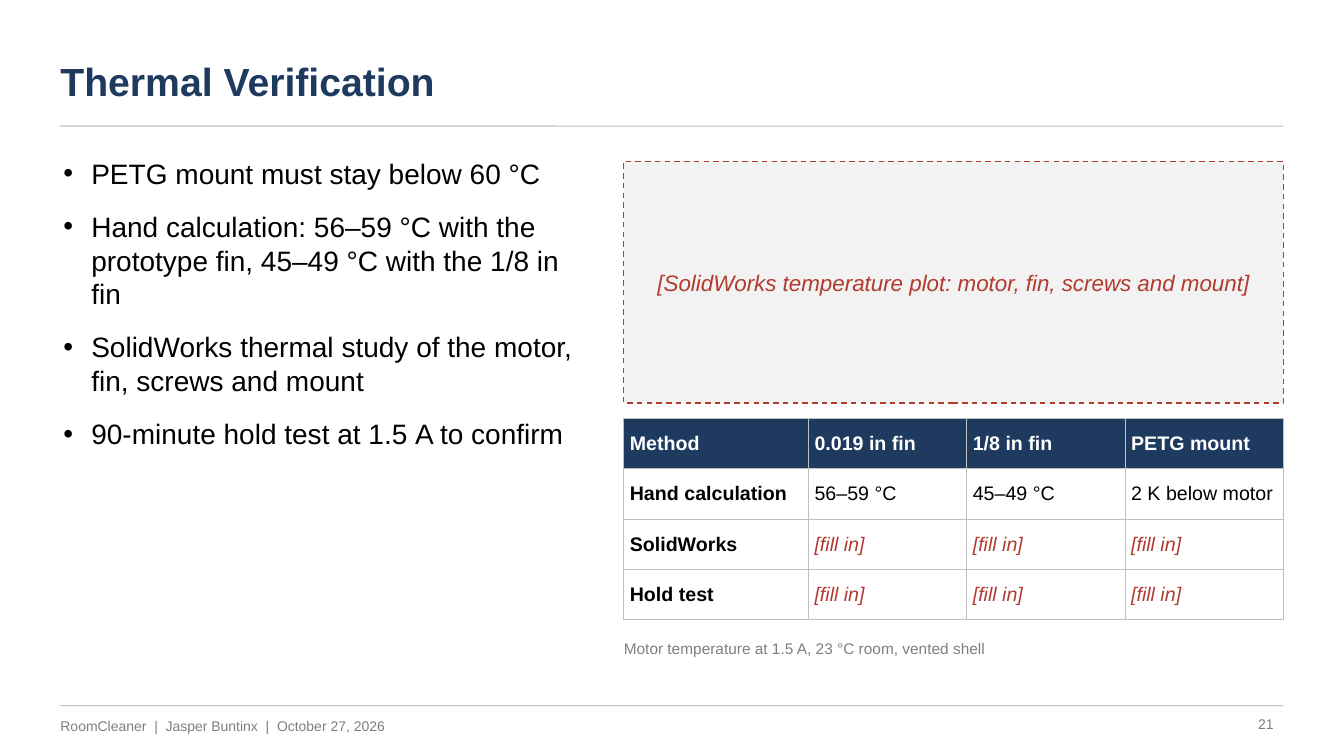
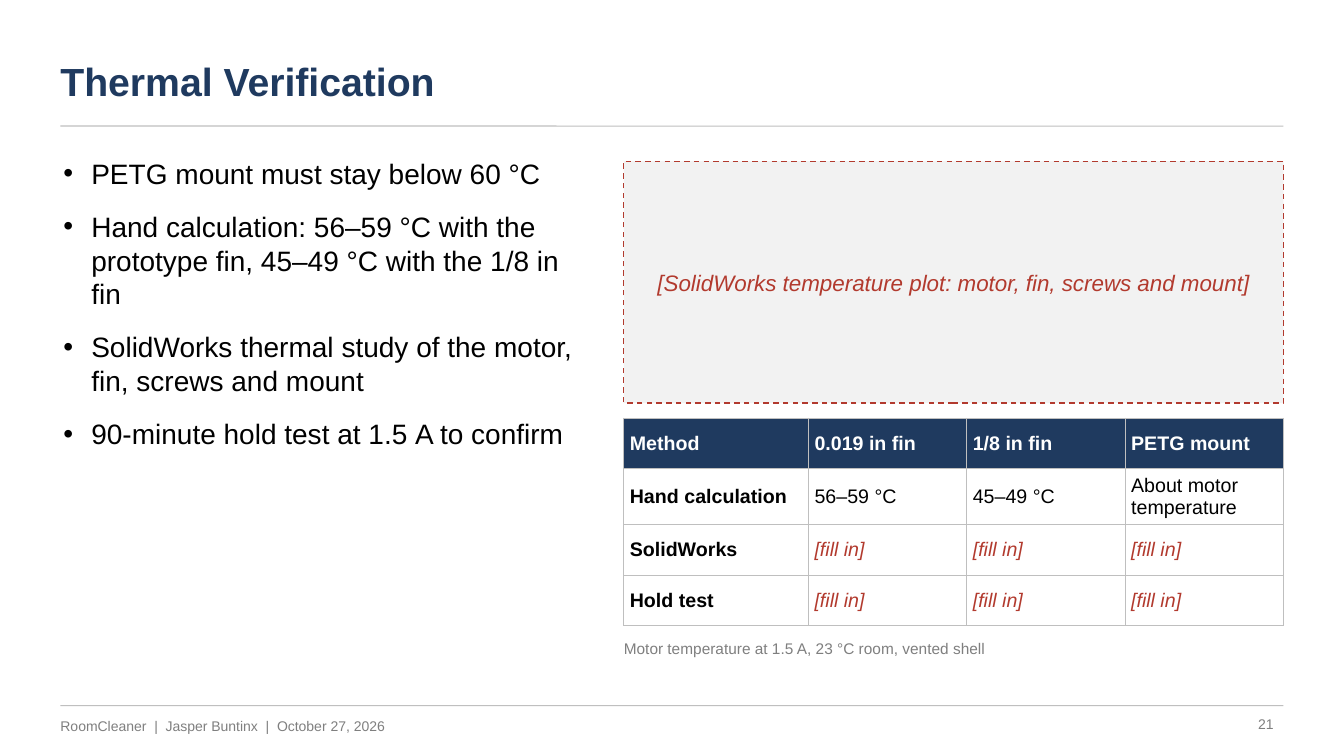
Before and after one commit to Jaspario1199/RoomCleaner, a slide deck: slide 21 of docs/presentation/deck_v6/RoomCleaner_Buntinx_Oct27_v6.pptx. Drawn at 1344x756 pixels with LibreOffice and Linux fonts; fonts in the diff are those of the drawing. Boxes give left, top, right and bottom in pixels: in the first picture for what was removed or moved away, otherwise in the second. Text is boxed around its words. In the diff, an @@ line names an element or a change of style, - is before the commit and + after.

```diff
--- a/docs/presentation/deck_v6/RoomCleaner_Buntinx_Oct27_v6.pptx
+++ b/docs/presentation/deck_v6/RoomCleaner_Buntinx_Oct27_v6.pptx
@@ table at [624,418,1284,615] @@
-row 2, column 4: 2 K below motor
+row 2, column 4: About motor temperature
```
Also in this commit, not shown: 3 other files.
